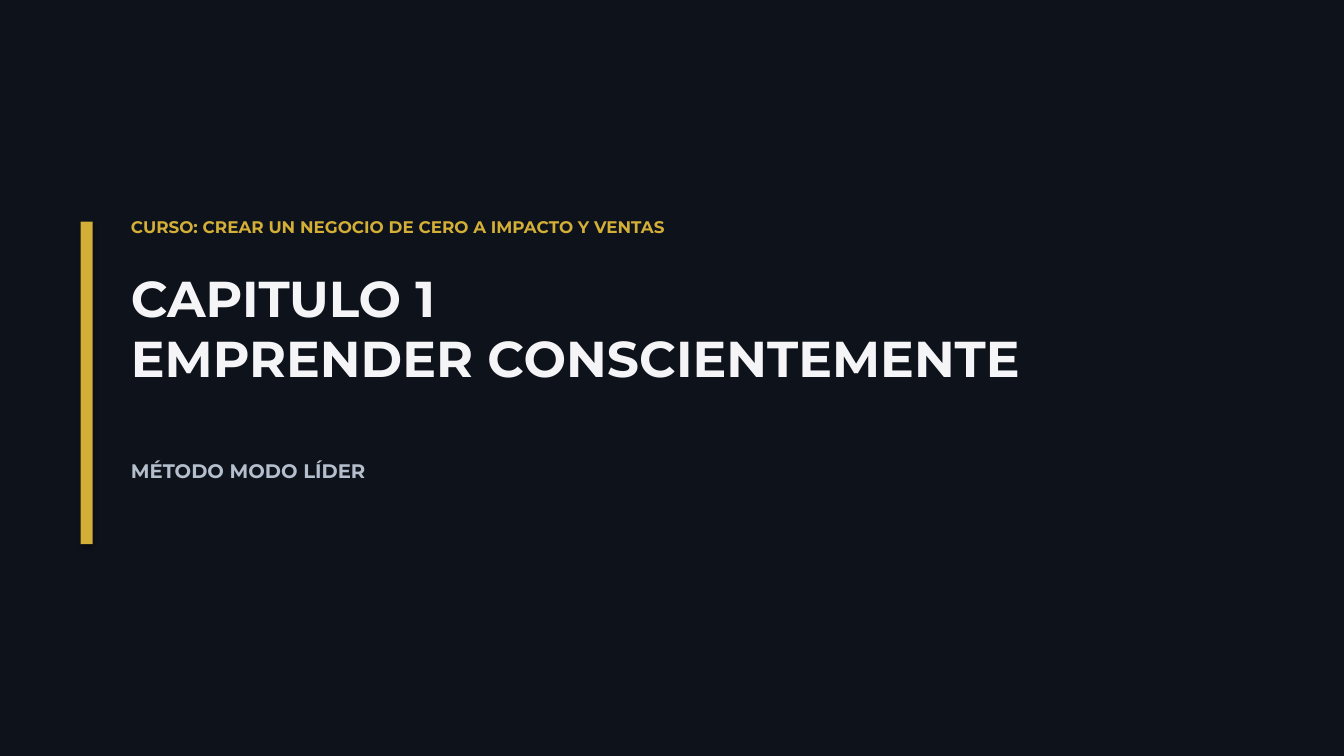
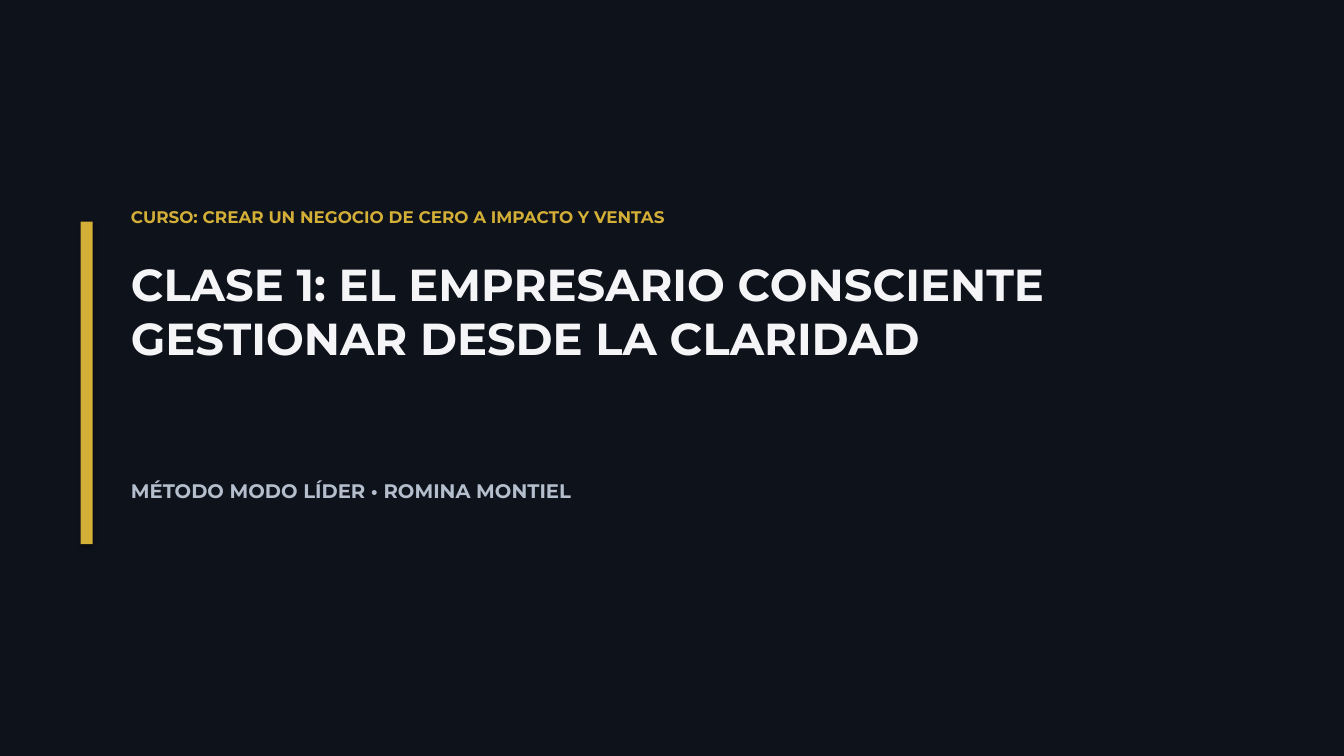
Before and after one commit to romimontiel/metodomodolider, a slide deck: slide 1 of clase1_emprender_conscientemente/Clase_1_Emprender_Conscientemente_MODOLIDER.pptx. Drawn at 1344x756 pixels with LibreOffice and Linux fonts; fonts in the diff are those of the drawing. Boxes give left, top, right and bottom in pixels: in the first picture for what was removed or moved away, otherwise in the second. Text is boxed around its words. In the diff, an @@ line names an element or a change of style, - is before the commit and + after.

Commit message:
Actualizacion general de diseno, recursos de marca y optimizacion de componentes para Modo Lider

```diff
--- a/clase1_emprender_conscientemente/Clase_1_Emprender_Conscientemente_MODOLIDER.pptx
+++ b/clase1_emprender_conscientemente/Clase_1_Emprender_Conscientemente_MODOLIDER.pptx
@@ text "CURSO: CREAR UN NEGOCIO DE ...": place and size @@
-text "CURSO: CREAR UN NEGOCIO DE ..." at <box>131,221,664,233</box>
+text "CURSO: CREAR UN NEGOCIO DE ..." at <box>131,211,664,223</box>
@@ text at <box>131,269,1044,356</box>: text changed; size 36 to 32 pt @@
-CAPITULO 1
-EMPRENDER CONSCIENTEMENTE
+CLASE 1: EL EMPRESARIO CONSCIENTE
+GESTIONAR DESDE LA CLARIDAD
@@ text at <box>131,480,571,498</box>: text changed @@
-MÉTODO MODO LÍDER
+MÉTODO MODO LÍDER • ROMINA MONTIEL
```
Also in this commit, not shown: 3 other slides changed, 10 slides added, 6 slides removed, 16 other files.
